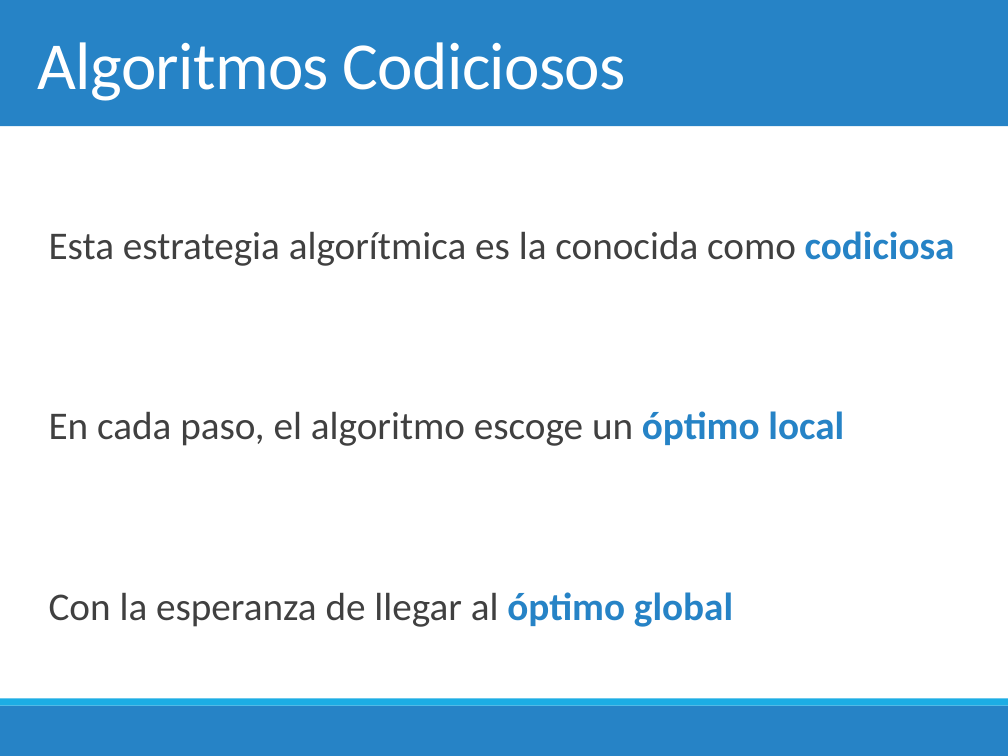
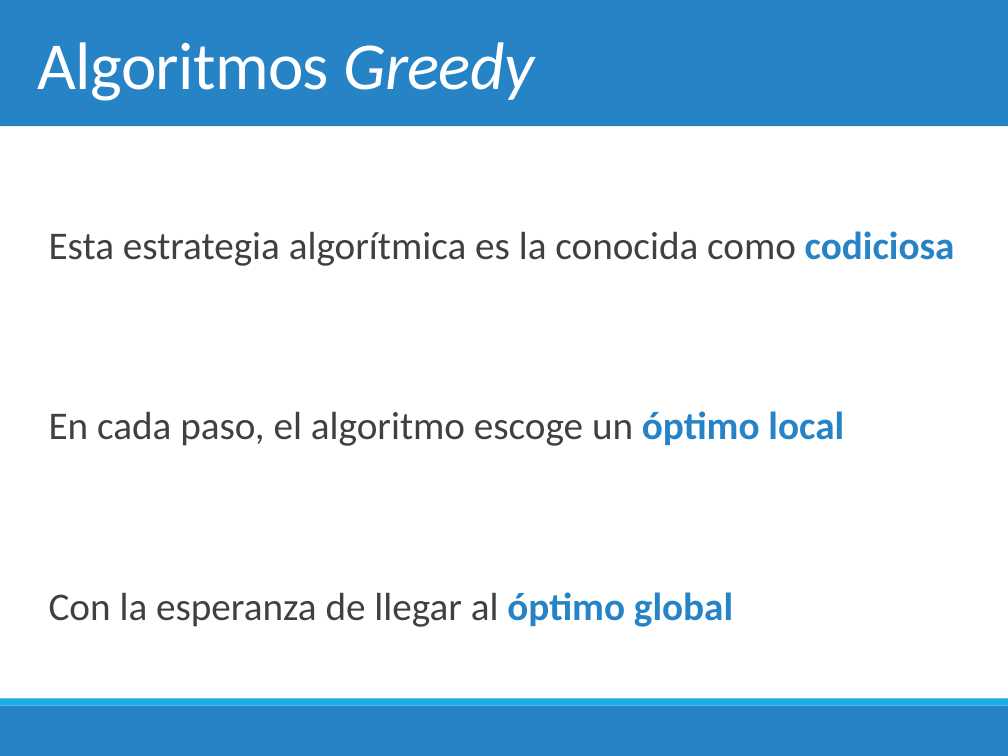
Before and after one commit to fvandeputte/2018-1, a slide deck: slide 26 of Clases/5. Algoritmos de Grafos/4. Prim & Algoritmos Codiciosos.pptx (slide 25 before the commit). Drawn at 1008x756 pixels with LibreOffice and Linux fonts; fonts in the diff are those of the drawing. Boxes give left, top, right and bottom in pixels: in the first picture for what was removed or moved away, otherwise in the second. Text is boxed around its words. In the diff, an @@ line names an element or a change of style, - is before the commit and + after.

```diff
--- a/Clases/5. Algoritmos de Grafos/4. Prim & Algoritmos Codiciosos.pptx
+++ b/Clases/5. Algoritmos de Grafos/4. Prim & Algoritmos Codiciosos.pptx
@@ title at bbox=[38, 42, 535, 101]: text changed @@
-Algoritmos Codiciosos
+Algoritmos Greedy
```
Also in this commit, not shown: 8 other slides changed, 1 slide added, 3 other files.
